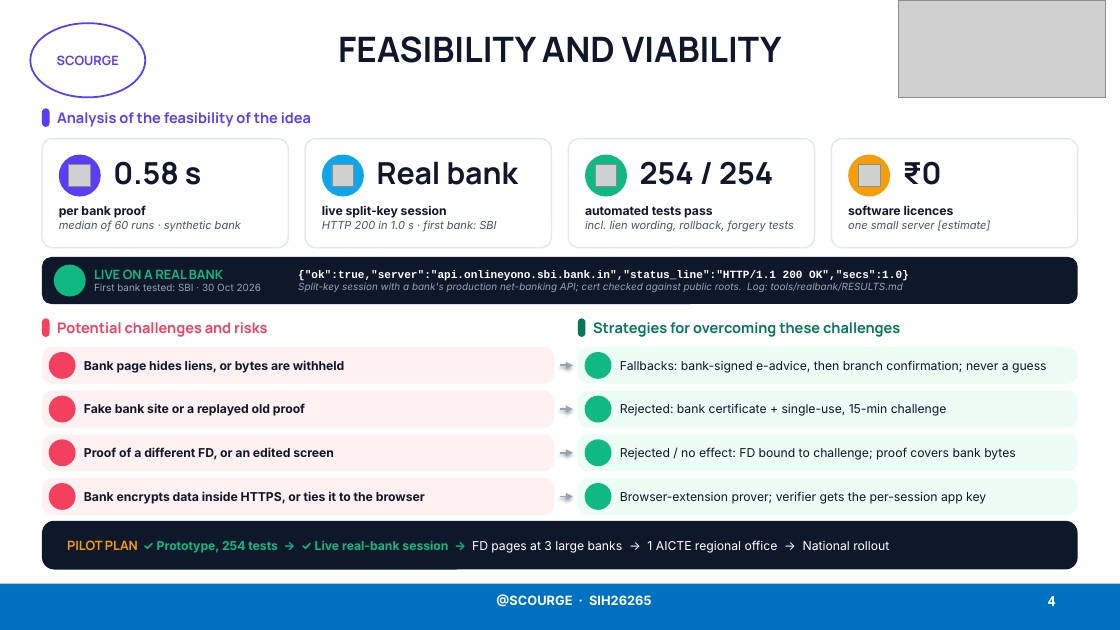
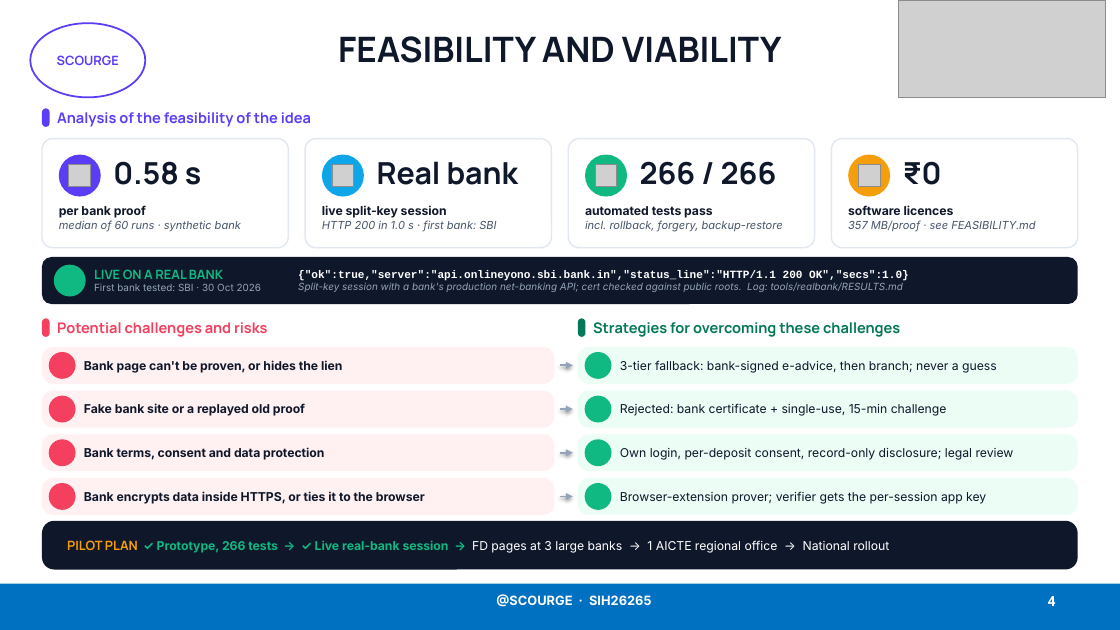
Before and after one commit to Lakki007/Arnavax-Scourge-SIH26265, a slide deck: slide 4 of docs/ppt/Scourge_SIH26265_Idea.pptx. Drawn at 1120x630 pixels with LibreOffice and Linux fonts; fonts in the diff are those of the drawing; grey boxes stand for pictures; background and template pictures are left out. Boxes give left, top, right and bottom in pixels: in the first picture for what was removed or moved away, otherwise in the second. Text is boxed around its words. In the diff, an @@ line names an element or a change of style, - is before the commit and + after.

```diff
--- a/docs/ppt/Scourge_SIH26265_Idea.pptx
+++ b/docs/ppt/Scourge_SIH26265_Idea.pptx
@@ text at box(640, 161, 777, 185): text changed @@
-254 / 254
+266 / 266
@@ text at box(585, 220, 783, 231): text changed @@
-incl. lien wording, rollback, forgery tests
+incl. rollback, forgery, backup-restore
@@ text at box(848, 220, 1035, 231): text changed @@
-one small server [estimate]
+357 MB/proof · see FEASIBILITY.md
@@ text at box(84, 360, 342, 373): text changed @@
-Bank page hides liens, or bytes are withheld
+Bank page can't be proven, or hides the lien
@@ text at box(620, 360, 997, 373): text changed @@
-Fallbacks: bank-signed e-advice, then branch confirmation; never a guess
+3-tier fallback: bank-signed e-advice, then branch; never a guess
@@ text at box(84, 447, 324, 460): text changed @@
-Proof of a different FD, or an edited screen
+Bank terms, consent and data protection
@@ text at box(620, 448, 1014, 460): text changed @@
-Rejected / no effect: FD bound to challenge; proof covers bank bytes
+Own login, per-deposit consent, record-only disclosure; legal review
@@ text at box(67, 540, 889, 553): text changed @@
-PILOT PLAN ✓ Prototype, 254 tests → ✓ Live real-bank session → FD pages at 3 large banks → 1 AICTE regional office → National rollout
+PILOT PLAN ✓ Prototype, 266 tests → ✓ Live real-bank session → FD pages at 3 large banks → 1 AICTE regional office → National rollout
```
Also in this commit, not shown: 2 other slides changed, 14 other files.
